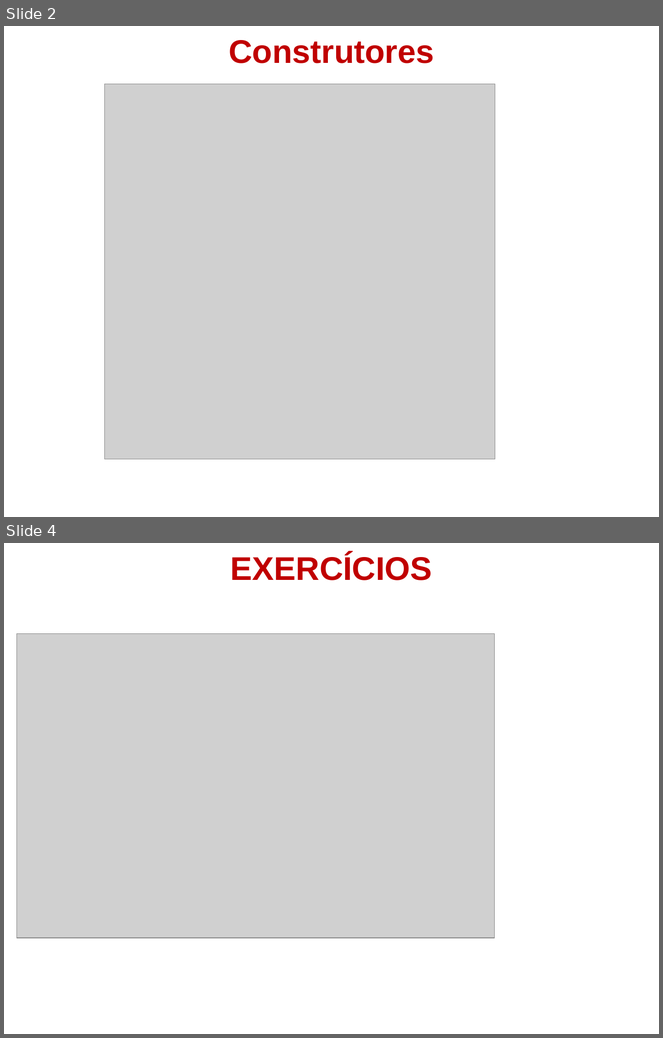
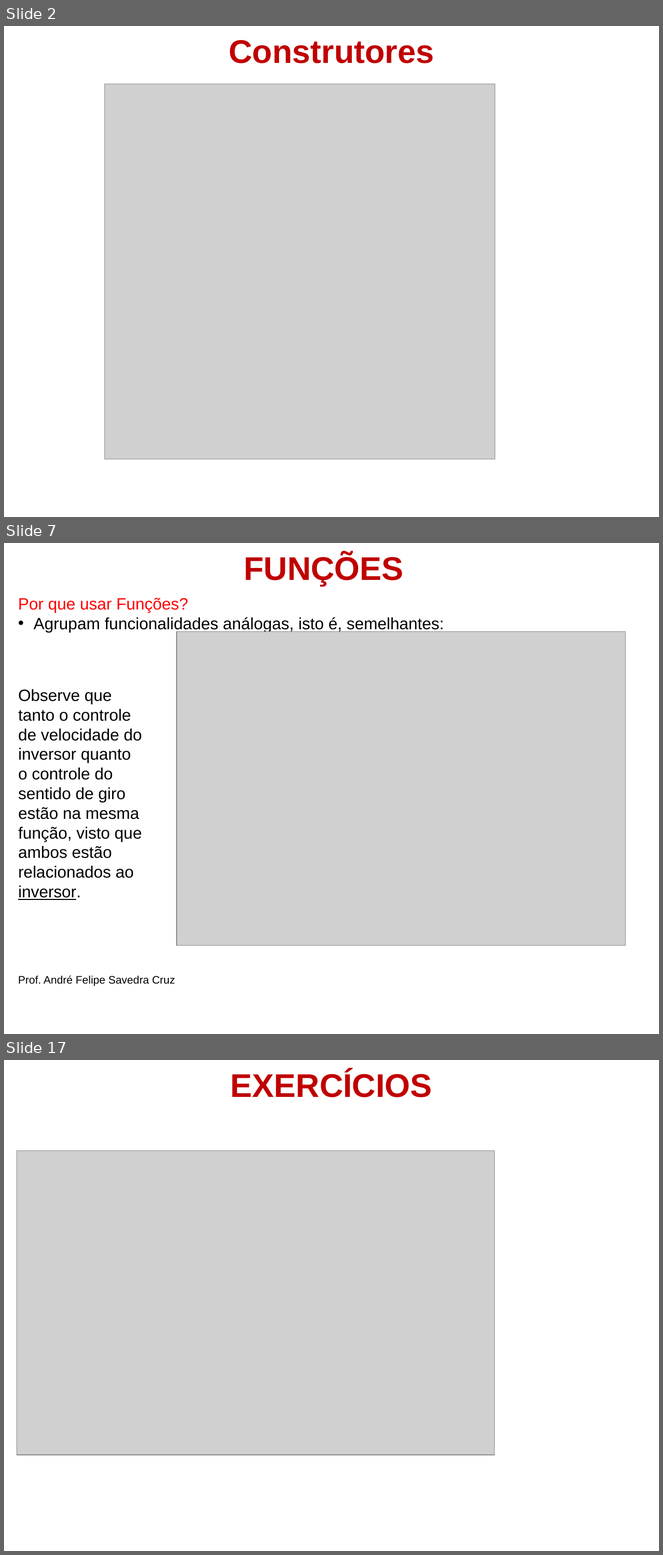
Before and after one commit to andre-savedra/material_1_des, a slide deck: 4-Iniciando com Java OO/FPOO-5.ppt. Shown one above the other, each under a label of ours: slides 2 and 4 before the commit, slides 2, 7 and 17 after it; the slides between them are not shown. The pictures are 663x1038 and 663x1555 pixels, drawn with LibreOffice and Linux fonts; fonts in the diff are those of the drawing; grey boxes stand for pictures; background and template pictures are left out. Boxes give left, top, right and bottom in pixels: in the first picture for what was removed or moved away, otherwise in the second. Text is boxed around its words. In the diff, an @@ line names an element or a change of style, - is before the commit and + after.

```diff
--- a/4-Iniciando com Java OO/FPOO-5.ppt
+++ b/4-Iniciando com Java OO/FPOO-5.ppt
@@ slide 7 added at box(4, 543, 659, 1034), background picture (left out) @@
@@ text added at box(244, 554, 404, 586), 36 pt, text #C00000, bold @@
+FUNÇÕES
@@ text added at box(18, 598, 444, 987), 18 pt, text #000000 @@
+Por que usar Funções?
+• Agrupam funcionalidades análogas, isto é, semelhantes:
+Prof. André Felipe Savedra Cruz
@@ picture added at box(176, 631, 625, 945) @@
@@ text added at box(18, 689, 142, 900), 18 pt, text #000000 @@
+Observe que tanto o controle de velocidade do inversor quanto o controle do sentido de giro estão na mesma função, visto que ambos estão relacionados ao inversor.
@@ what was slide 4 is now slide 17 @@
```
Also in this commit, not shown: 1 slide changed, 12 other slides added.
